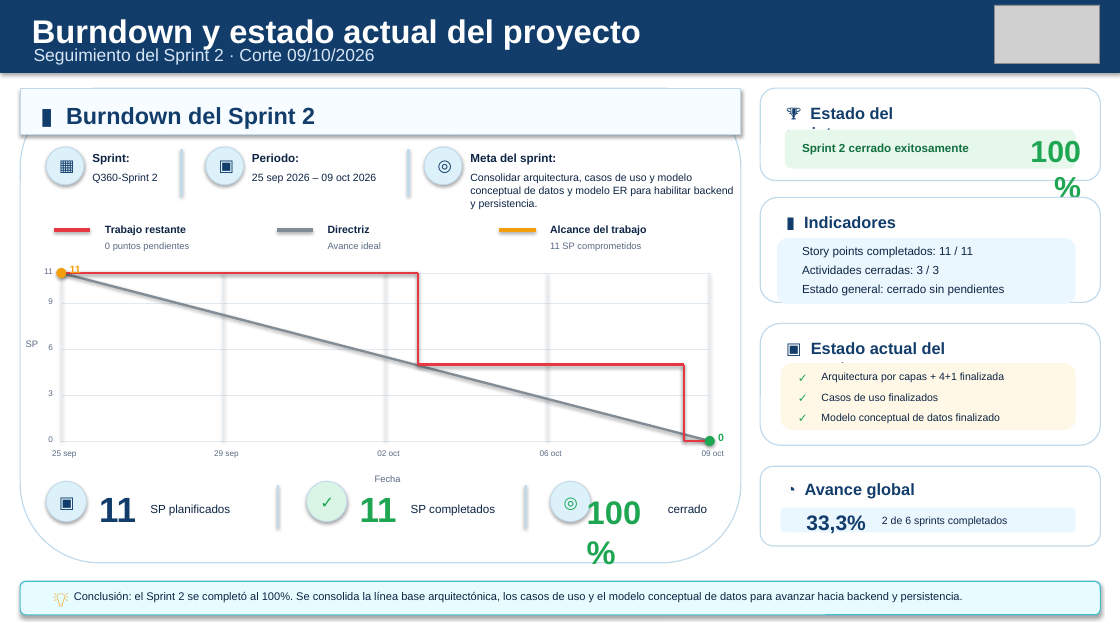
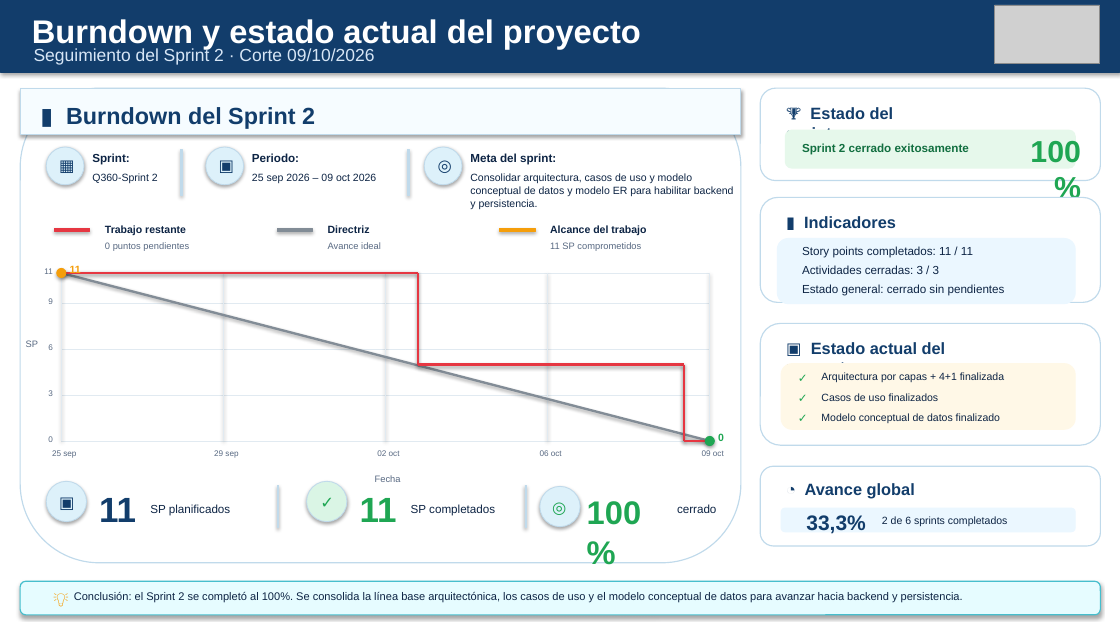
Before and after one commit to jrsh2274/capstone-grupo-8-qa-dashboard, a slide deck: slide 8 of Fase 2/Seguimiento/Presentacion_Avance_Quality360_09-10-2026.pptx. Drawn at 1120x630 pixels with LibreOffice and Linux fonts; fonts in the diff are those of the drawing; grey boxes stand for pictures. Boxes give left, top, right and bottom in pixels: in the first picture for what was removed or moved away, otherwise in the second. Text is boxed around its words. In the diff, an @@ line names an element or a change of style, - is before the commit and + after.

```diff
--- a/Fase 2/Seguimiento/Presentacion_Avance_Quality360_09-10-2026.pptx
+++ b/Fase 2/Seguimiento/Presentacion_Avance_Quality360_09-10-2026.pptx
@@ ellipse: place and size @@
-ellipse at <box>550,481,591,522</box>
+ellipse at <box>540,486,581,527</box>
@@ text "◎": place and size @@
-text "◎" at <box>560,492,581,507</box>
+text "◎" at <box>549,497,570,513</box>
@@ text "cerrado": place and size @@
-text "cerrado" at <box>668,504,707,513</box>
+text "cerrado" at <box>677,504,716,513</box>
```
Also in this commit, not shown: 3 other slides changed.
